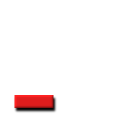
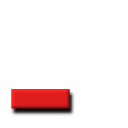
Layer changes from the first 128px x 128px image to the second:
painted on "Eingefügte Ebene" over [10, 89, 76, 117]
